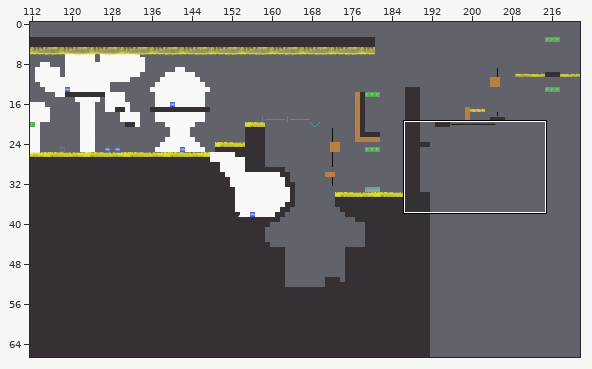
Tiled map (JSON) -- assets/tilemaps/Alpha1.json. The first picture is a wide view before the edit; the outline marks the close-up.
Close-up. Before the commit:
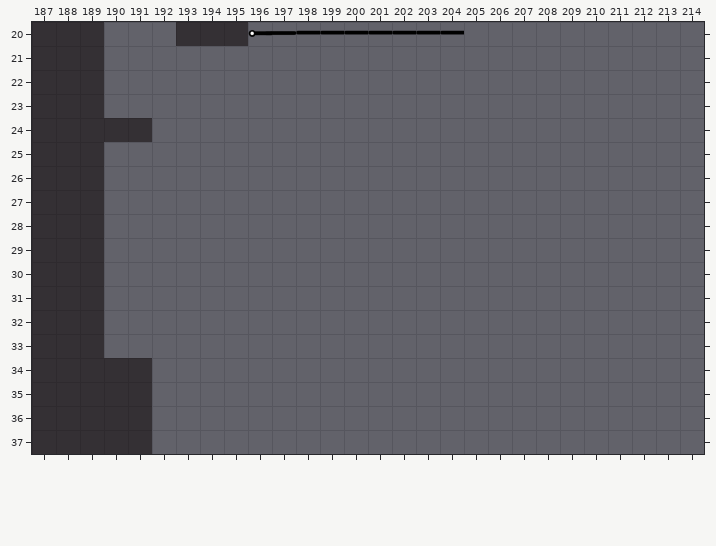
Cells are 64x64 px. Shown: x 187..214, y 20..37. The commit also changed other parts of the map, which this record leaves out.
Now the later version:
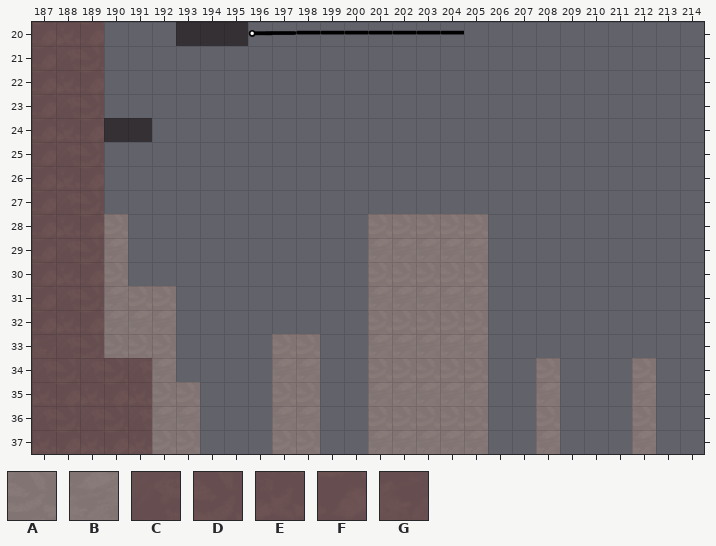
Key: from "test1": A 1806, B 1878, C 3537, D 3538, E 3609, F 3610, G 3682.
_ is an empty cell.
Diff:
Layer "testback":
y 28: x 190 _ -> A; x 201..205 _____ -> AAAAA
y 29: x 190 _ -> B; x 201..205 _____ -> BBBBB
y 30: x 190 _ -> A; x 201..205 _____ -> AAAAA
y 31: x 190..192 ___ -> BAA; x 201..205 _____ -> BBBBB
y 32: x 190..192 ___ -> BBB; x 201..205 _____ -> AAAAA
y 33: x 190..192 ___ -> AAA; x 197..198 __ -> AA; x 201..205 _____ -> BBBBB
y 34: x 192 _ -> B; x 197..198 __ -> BB; x 201..205 _____ -> AAAAA; x 208 _ -> A; x 212 _ -> A
y 35: x 192..193 __ -> AA; x 197..198 __ -> AA; x 201..205 _____ -> BBBBB; x 208 _ -> B; x 212 _ -> B
y 36: x 192..193 __ -> BB; x 197..198 __ -> BB; x 201..205 _____ -> AAAAA; x 208 _ -> A; x 212 _ -> A
y 37: x 192..193 __ -> AA; x 197..198 __ -> AA; x 201..205 _____ -> BBBBB; x 208 _ -> B; x 212 _ -> B
Layer "test":
y 20: x 187..189 ___ -> FEF
y 21: x 187..189 ___ -> FCD
y 22: x 187..189 ___ -> FEF
y 23: x 187..189 ___ -> FCD
y 24: x 187..189 ___ -> FEF
y 25: x 187..189 ___ -> FCD
y 26: x 187..189 ___ -> FEF
y 27: x 187..189 ___ -> FCD
y 28: x 187..189 ___ -> FEF
y 29: x 187..189 ___ -> FCD
y 30: x 187..189 ___ -> FEF
y 31: x 187..189 ___ -> FCD
y 32: x 187..189 ___ -> FEF
y 33: x 187..189 ___ -> GCD
y 34: x 187..191 _____ -> CDCDC
y 35: x 187..191 _____ -> EFEFE
y 36: x 187..191 _____ -> CDCDC
y 37: x 187..191 _____ -> EFEFE
